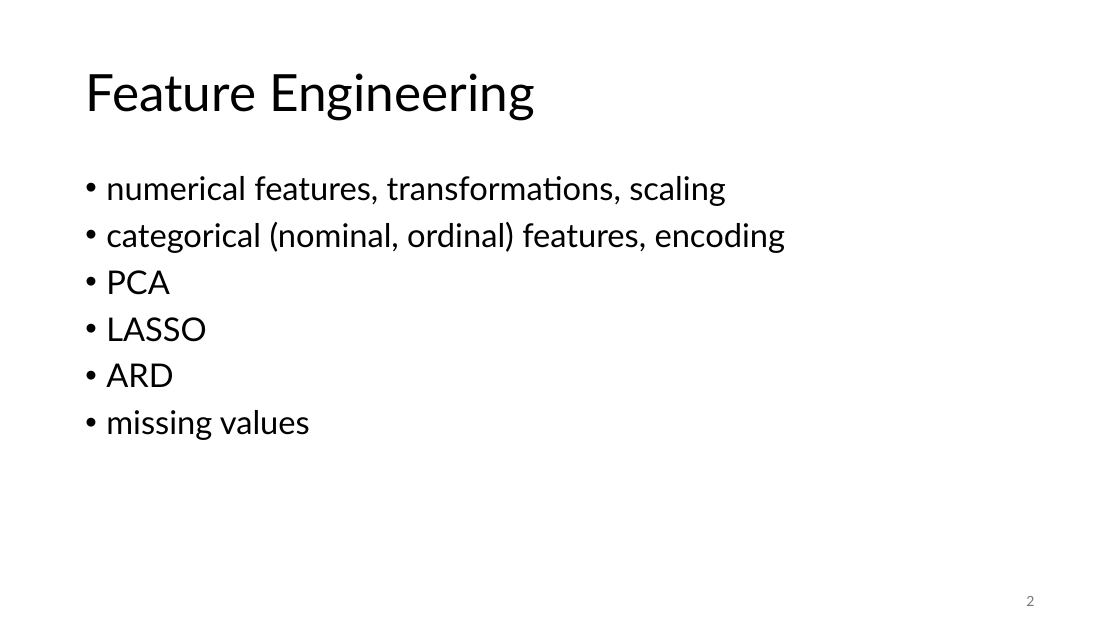
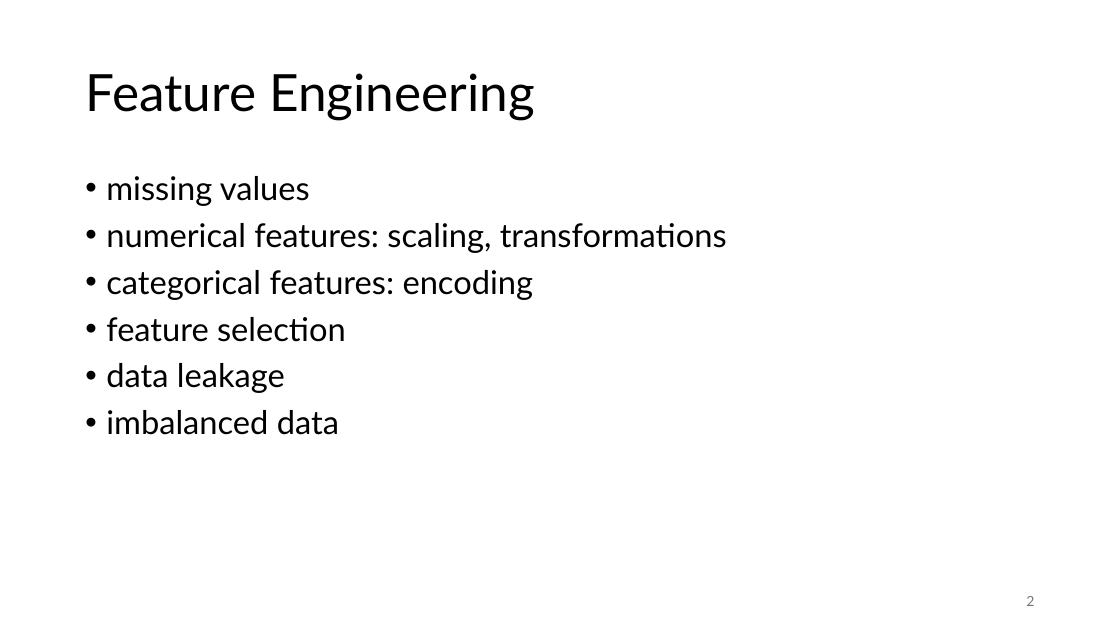
Before and after one commit to FelixWick/data_science, a slide deck: slide 2 of slides/6_feature_engineering.pptx. Drawn at 1120x630 pixels with LibreOffice and Linux fonts; fonts in the diff are those of the drawing. Boxes give left, top, right and bottom in pixels: in the first picture for what was removed or moved away, otherwise in the second. Text is boxed around its words. In the diff, an @@ line names an element or a change of style, - is before the commit and + after.

Commit message:
feature engineering slides

```diff
--- a/slides/6_feature_engineering.pptx
+++ b/slides/6_feature_engineering.pptx
@@ text at box(106, 176, 786, 387): paragraphs removed @@
-• numerical features, transformations, scaling
-• categorical (nominal, ordinal) features, encoding
-• PCA
-• LASSO
-• ARD
@@ text at box(106, 223, 727, 435): paragraphs added @@
+• numerical features: scaling, transformations
+• categorical features: encoding
+• feature selection
+• data leakage
+• imbalanced data
```
Also in this commit, not shown: 10 other slides changed, 27 slides added, 11 slides removed, 2 other files.
